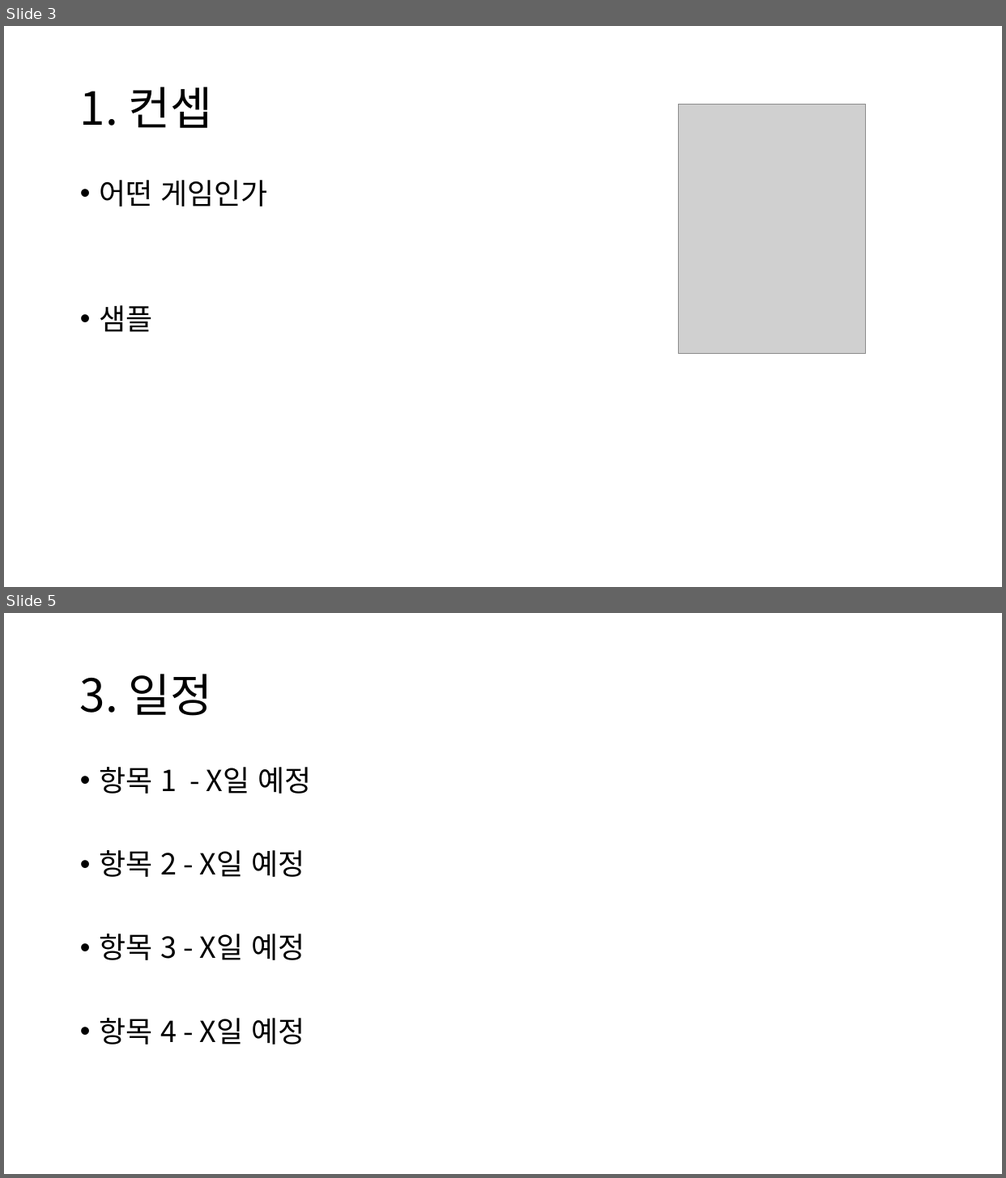
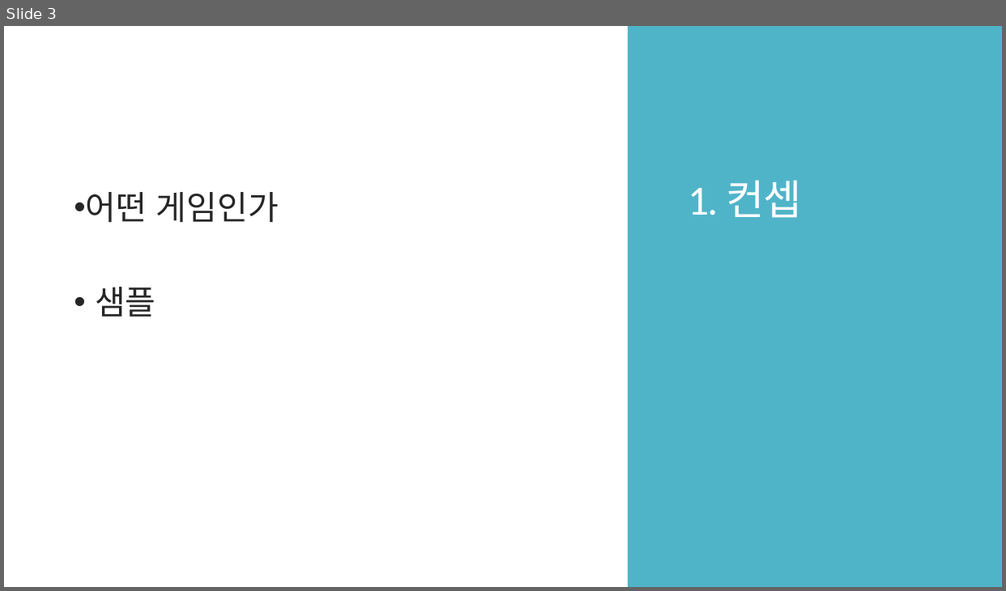
Before and after one commit to Niiok/inha_2021, a slide deck: RollBall/roll_ball.pptx. Shown one above the other, each under a label of ours: slides 3 and 5 before the commit, slide 3 after it; the slides between them are not shown. The pictures are 1006x1178 and 1006x591 pixels, drawn with LibreOffice and Linux fonts; fonts in the diff are those of the drawing; grey boxes stand for pictures. Boxes give left, top, right and bottom in pixels: in the first picture for what was removed or moved away, otherwise in the second. Text is boxed around its words. In the diff, an @@ line names an element or a change of style, - is before the commit and + after.

```diff
--- a/RollBall/roll_ball.pptx
+++ b/RollBall/roll_ball.pptx
@@ slide 5 removed at (x1=4, y1=613, x2=1002, y2=1174), background #FFFFFF @@
@@ title removed at (x1=80, y1=674, x2=213, y2=716) @@
-3. 일정
@@ text removed at (x1=99, y1=767, x2=311, y2=1045) @@
-• 항목 1 - X일 예정
-• 항목 2 - X일 예정
-• 항목 3 - X일 예정
-• 항목 4 - X일 예정
@@ slide 3 changed as well @@
@@ rectangle added at (x1=628, y1=26, x2=1002, y2=587), fill #50B4C8 @@
@@ title "1. 컨셉" moved from (x1=80, y1=87, x2=213, y2=128) to (x1=688, y1=180, x2=802, y2=218) @@
@@ title "1. 컨셉" at (x1=688, y1=180, x2=802, y2=218): size 44 to 40 pt, font Noto Sans CJK KR to Calibri, text colour #000000 to #FFFFFF, letter spacing 0 to -1.2 pt; line spacing 0.9 to 0.85; vertical alignment middle to bottom @@
@@ text "어떤 게임인가" moved from (x1=99, y1=180, x2=267, y2=332) to (x1=86, y1=192, x2=279, y2=317) @@
@@ text "어떤 게임인가" at (x1=86, y1=192, x2=279, y2=317): size 28 to 32 pt, font Noto Sans CJK KR to Calibri, text colour #000000 to #262626; indent changed; line spacing 0.9 to 0.85; more space between paragraphs @@
@@ picture removed at (x1=679, y1=104, x2=866, y2=353) @@
```
Also in this commit, not shown: 5 other slides changed, 10 slides added.
